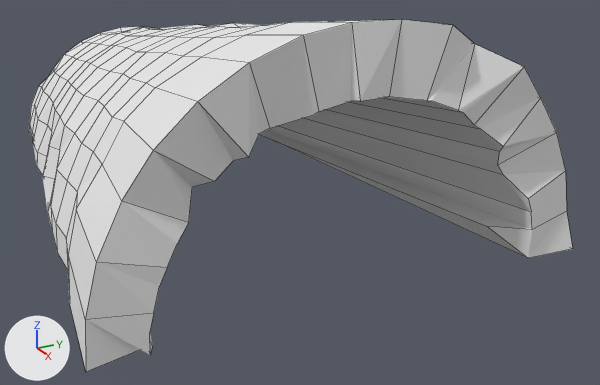
Renders of the Blender file Blender/mycave.blend from each side of a commit.
Rendered twice from a 50 mm camera at (4.89, -4.14, 3.04) aimed at (-2.41, -0.36, -0.02). Arrows for +X, +Y and +Z are at lower left; the lights stay in place. Mesh edges are drawn as thin lines.

The scene before the commit, as lines of its bpy script (objects in view):
```python
me_cylinder = bpy.data.meshes.new('Cylinder')
me_cylinder.from_pydata(...)  # 304 vertices, 258 faces; spans x -6.31..-0.04, y -3.2..1.18, z -0.08..2.11
me_cylinder.materials.append(mat_material_001)  # its picture is missing
# before: 28 (-0.4, 0.46, 0.18) at pixel (486, 226)
ob_cylinder = bpy.data.objects.new('Cylinder', me_cylinder)
ob_cylinder.location = (0.0, 0.0, 0.0)
```
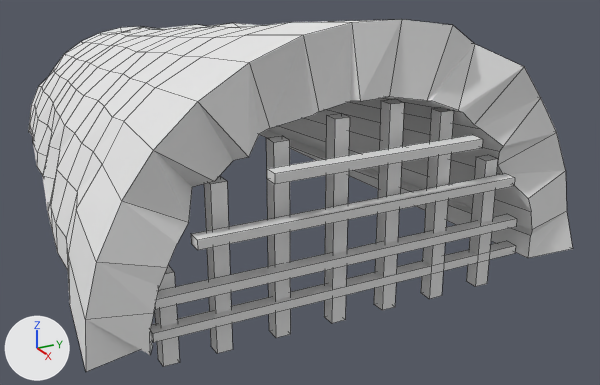
Edits to the bpy script that builds the scene:
```text
Change me_cylinder:
    where me_cylinder.from_pydata(...)  # 304 vertices, 258 faces; spans x -6.31..-0.04, y -3.2..1.18, z -0.08..2.11
    used by ob_cylinder; location = (0.0, 0.0, 0.0)
    verts and faces of me_cylinder; kept vertices keep their numbers, new ones are numbered from 304
    me_cylinder part 1
    add verts[28] = (-0.16, 0.75, 0.13)  # moved, pixel (530, 235)
Add me_cube:
    me_cube.from_pydata(...)  # a box spanning x -1.0..1.0, y -1.0..1.0, z -1.0..1.0
Add ob_cube:
    ob_cube = bpy.data.objects.new('Cube', me_cube)
    ob_cube.location = (-0.351, -2.533, 0.064)
    ob_cube.scale = (-0.0637, -0.0637, -0.371)
Add ob_cube_001:
    ob_cube_001 = bpy.data.objects.new('Cube.001', me_cube.copy())
    ob_cube_001.location = (-0.352, -2.107, 0.366)
    ob_cube_001.scale = (-0.0637, -0.0637, -0.684)
Add ob_cube_002:
    ob_cube_002 = bpy.data.objects.new('Cube.002', me_cube.copy())
    ob_cube_002.location = (-0.329, -1.62, 0.497)
    ob_cube_002.scale = (-0.0637, -0.0637, 0.797)
Add ob_cube_003:
    ob_cube_003 = bpy.data.objects.new('Cube.003', me_cube.copy())
    ob_cube_003.location = (-0.307, -1.134, 0.563)
    ob_cube_003.scale = (-0.0637, -0.0637, -0.848)
Add ob_cube_004:
    ob_cube_004 = bpy.data.objects.new('Cube.004', me_cube.copy())
    ob_cube_004.location = (-0.305, -0.656, 0.59)
    ob_cube_004.scale = (-0.0637, -0.0637, -0.875)
Add ob_cube_005:
    ob_cube_005 = bpy.data.objects.new('Cube.005', me_cube.copy())
    ob_cube_005.location = (-0.289, -0.191, 0.533)
    ob_cube_005.scale = (-0.0637, -0.0637, -0.818)
Add ob_cube_006:
    ob_cube_006 = bpy.data.objects.new('Cube.006', me_cube.copy())
    ob_cube_006.location = (-0.281, 0.294, 0.3)
    ob_cube_006.scale = (-0.0637, -0.0637, -0.578)
Add ob_cube_007:
    ob_cube_007 = bpy.data.objects.new('Cube.007', me_cube.copy())
    ob_cube_007.location = (-0.283, -1.013, -0.011)
    ob_cube_007.scale = (-0.0637, -1.66, -0.0374)
Add ob_cube_008:
    ob_cube_008 = bpy.data.objects.new('Cube.008', me_cube.copy())
    ob_cube_008.location = (-0.216, -1.049, 0.287)
    ob_cube_008.scale = (-0.0637, -1.62, -0.0374)
Add ob_cube_009:
    ob_cube_009 = bpy.data.objects.new('Cube.009', me_cube.copy())
    ob_cube_009.location = (-0.116, -0.979, 0.717)
    ob_cube_009.scale = (-0.0637, -1.39, -0.0374)
Add ob_cube_010:
    ob_cube_010 = bpy.data.objects.new('Cube.010', me_cube.copy())
    ob_cube_010.location = (-0.02, -0.935, 1.138)
    ob_cube_010.scale = (-0.0637, -0.894, -0.0374)
```

Location of each change, (x1, y1, x2, y2) in pixels of the pictures (600 x 385 px; the box of a moved part takes in the faces that stretch with it):
'Cube.008', added: after (155, 214, 517, 310)
'Cube.007', added: after (150, 241, 516, 343)
'Cube.009', added: after (191, 173, 515, 250)
'Cube.010', added: after (267, 135, 483, 184)
'Cube.004', added: after (374, 99, 404, 310)
'Cube.003', added: after (324, 113, 350, 323)
'Cube.002', added: after (266, 136, 291, 338)
'Cube.005', added: after (421, 108, 454, 299)
'Cube.001', added: after (204, 176, 233, 354)
'Cube.006', added: after (466, 155, 498, 287)
'Cube', added: after (155, 265, 180, 367)
part 1 of me_cylinder, moved or reshaped: (260, 126, 573, 258) in both
